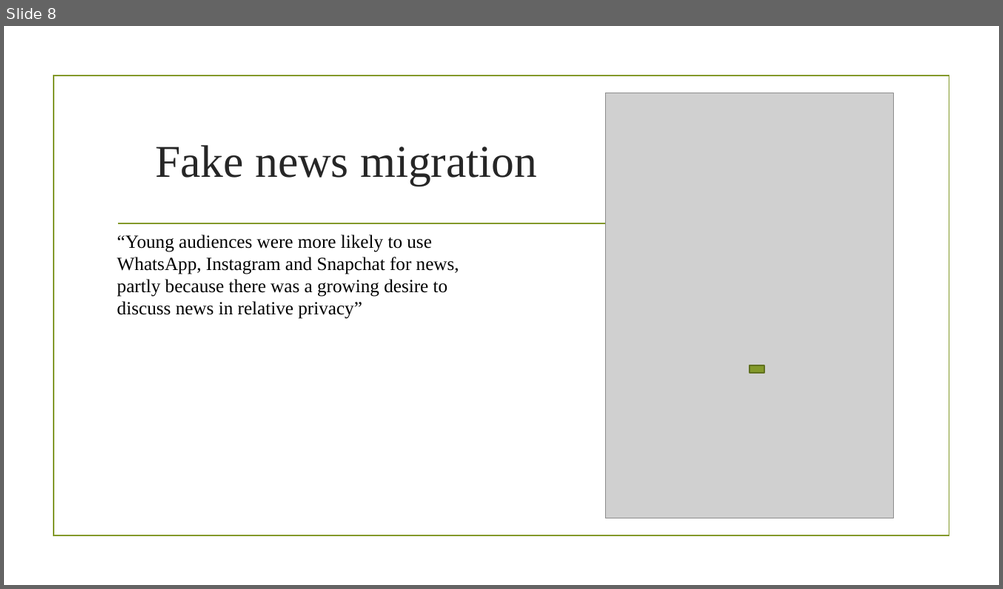
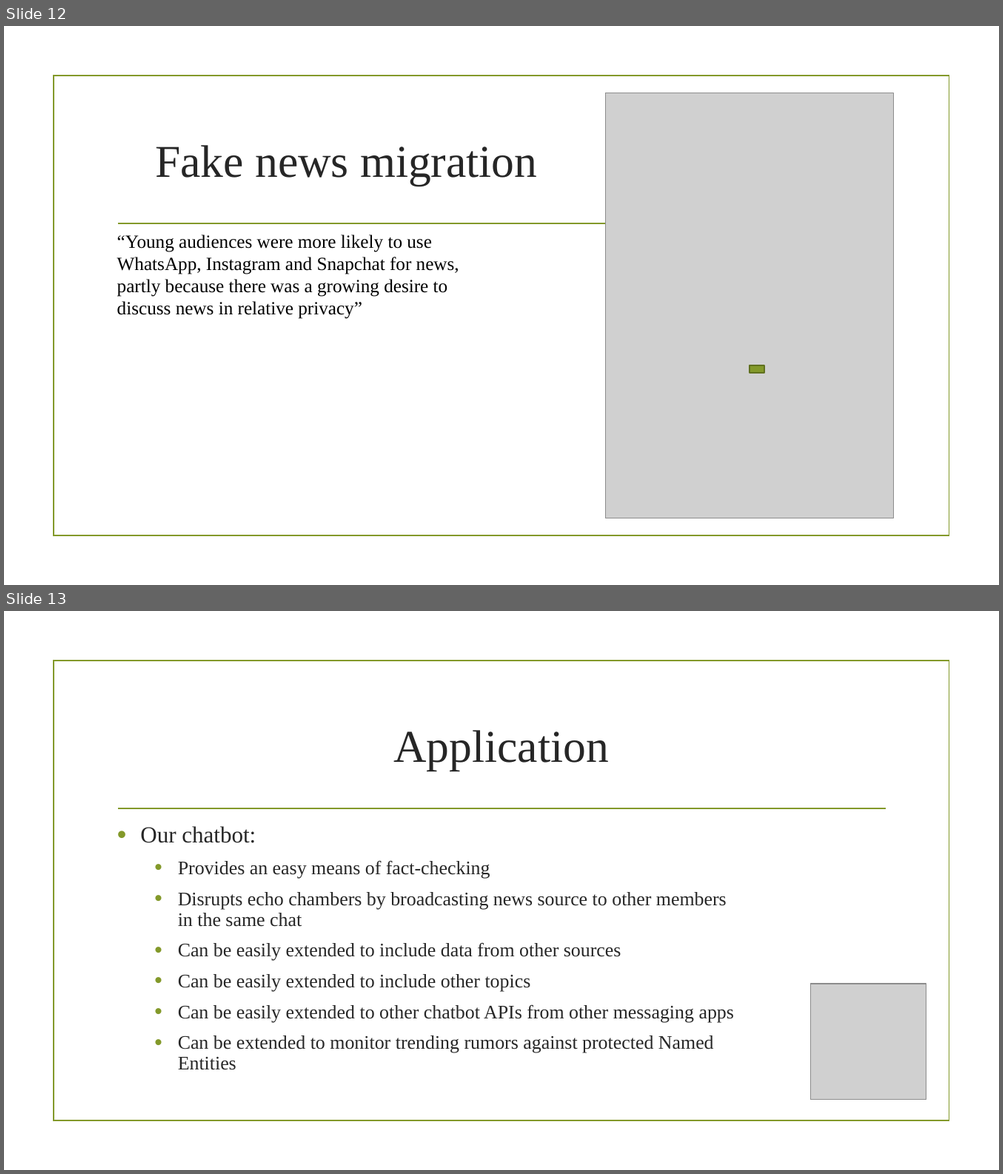
Before and after one commit to FrederickBernkastel/Ruffles, a slide deck: Presentation Data/Presentation.pptx. Shown one above the other, each under a label of ours: slide 8 before the commit, slides 12 and 13 after it. The pictures are 1003x589 and 1003x1174 pixels, drawn with LibreOffice and Linux fonts; fonts in the diff are those of the drawing; grey boxes stand for pictures; background and template pictures are left out. Boxes give left, top, right and bottom in pixels: in the first picture for what was removed or moved away, otherwise in the second. Text is boxed around its words. In the diff, an @@ line names an element or a change of style, - is before the commit and + after.

```diff
--- a/Presentation Data/Presentation.pptx
+++ b/Presentation Data/Presentation.pptx
@@ slide 13 added at bbox=[4, 611, 999, 1170], background picture (left out); not listed: 2 template elements that a slide beside it also shows @@
@@ title added at bbox=[393, 730, 609, 771], 44 pt, text #262626 @@
+Application
@@ text added at bbox=[140, 826, 734, 1071], 18.5 pt, text #262626 @@
+• Our chatbot:
+  • Provides an easy means of fact-checking
+  • Disrupts echo chambers by broadcasting news source to other members in the same chat
+  • Can be easily extended to include data from other sources
+  • Can be easily extended to include other topics
+  • Can be easily extended to other chatbot APIs from other messaging apps
+  • Can be extended to monitor trending rumors against protected Named Entities
@@ picture added at bbox=[810, 984, 925, 1099] @@
@@ what was slide 8 is now slide 12 @@
```
Also in this commit, not shown: 4 other slides added, 1 slide removed, 1 other file.
